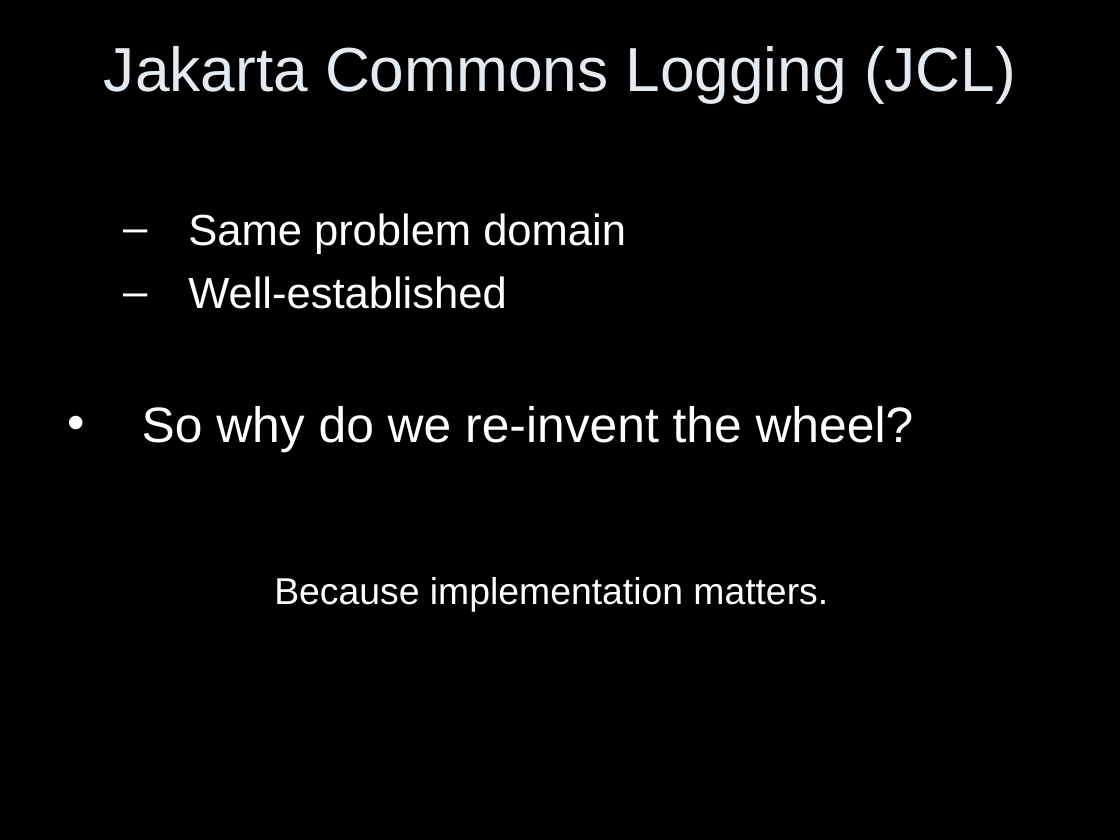
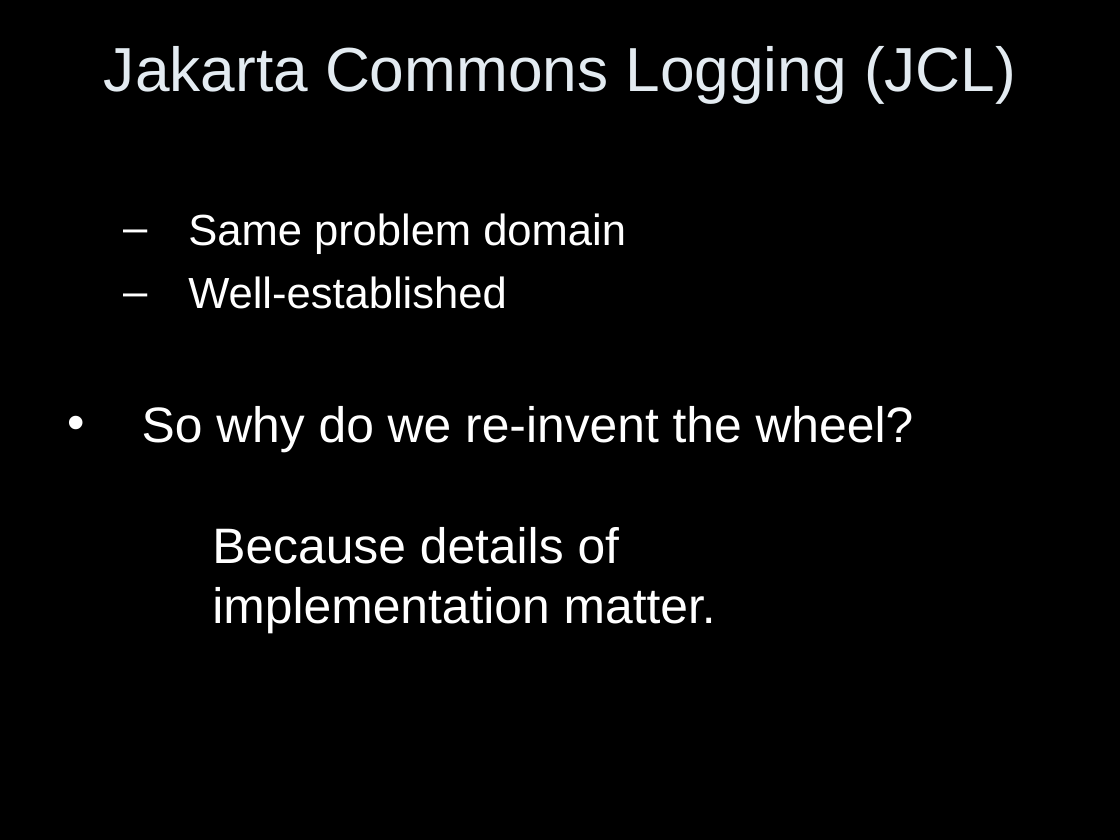
Before and after one commit to vs/junit4, a slide deck: slide 2 of modules/slf4j/slf4j-site/src/site/resources/slf4j-in-10-slides.ppt (slide 3 before the commit). Drawn at 1120x840 pixels with LibreOffice and Linux fonts; fonts in the diff are those of the drawing. Boxes give left, top, right and bottom in pixels: in the first picture for what was removed or moved away, otherwise in the second. Text is boxed around its words. In the diff, an @@ line names an element or a change of style, - is before the commit and + after.

```diff
--- a/modules/slf4j/slf4j-site/src/site/resources/slf4j-in-10-slides.ppt
+++ b/modules/slf4j/slf4j-site/src/site/resources/slf4j-in-10-slides.ppt
@@ text at box(212, 527, 716, 633): text changed; size 24 to 32 pt @@
-  Because implementation matters.
+  Because details of implementation matter.
```
Also in this commit, not shown: 1 slide added.
